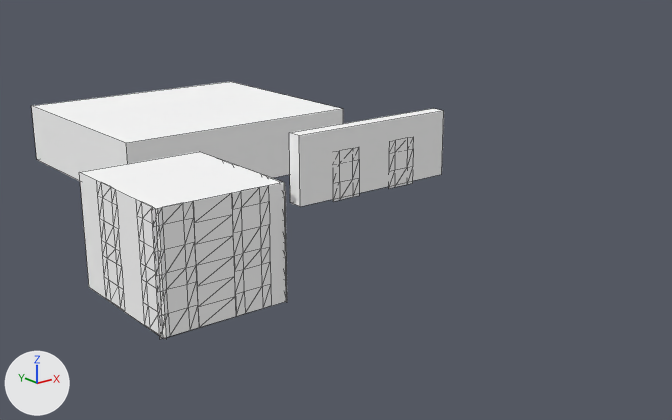
Renders of the OBJ model Games/GuruttoWorld/Assets/Models/GuidanceLab/City0A/Baked/Block-2-3.obj from each side of a commit.
One viewpoint serves both versions: a 50 mm lens placed at (-34.5, 26.9, 17.7), pointed at (-0.3, 69.6, 0.7). Arrows for +X, +Y and +Z are at lower left; the lights stay in place. The older version comes first. Mesh edges are drawn as thin lines. Where no turn or scale is listed for an object, it has been applied to the vertices. Vertices at exactly the same position are counted once.

In view in the first picture: 'Block-2-3'.
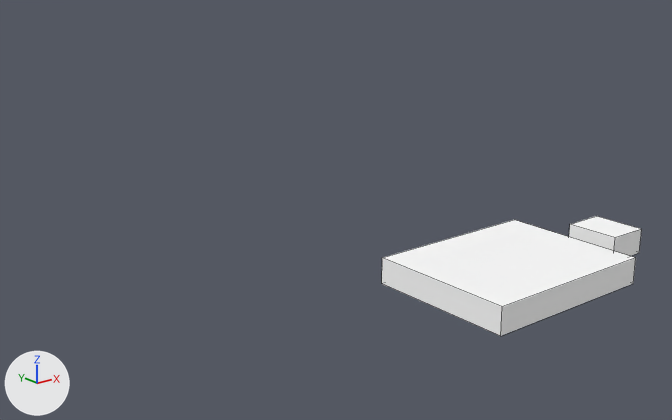
What differs and where, as boxes (x1, y1, x2, y2) in the pictures (672 x 420 px):
'Block-2-3', reshaped (37% narrower, 53% shorter): before (31, 82, 444, 339); after (382, 216, 642, 336)
part 1 of me_block_2_3, added: after (382, 220, 636, 336)
part 2 of me_block_2_3, added: after (569, 216, 642, 256)
part 3 of me_block_2_3, deleted: before (152, 209, 163, 339)
part 4 of me_block_2_3, deleted: before (283, 183, 287, 302)
part 5 of me_block_2_3, deleted: before (157, 209, 166, 339)
part 6 of me_block_2_3, deleted: before (333, 193, 359, 201)
part 7 of me_block_2_3, deleted: before (389, 181, 413, 188)
part 8 of me_block_2_3, deleted: before (289, 109, 444, 207)
part 9 of me_block_2_3, deleted: before (31, 82, 343, 181)
part 10 of me_block_2_3, deleted: before (79, 152, 286, 338)

What the commit changed:
me_block_2_3 is used by ob_block_2_3; location (0.0, 0.0, 0.0).
me_block_2_3 had 232 vertices, 254 faces and spanned x -17.0..8.9, y 60.6..95.8, z 0.0..8.2.
me_block_2_3 now has 16 vertices, 12 faces and spans x -5.0..9.2, y 52.0..60.0, z 0.0..1.4.
me_block_2_3 part 1: a new loose piece, a box spanning x -5.0..5.0, y 52.0..60.0, z 0.0..1.4, in mat_white (white #ffffff).
me_block_2_3 part 2: a new loose piece, a box spanning x 6.8..9.2, y 54.5..57.5, z 0.0..1.4, in mat_white (white #ffffff).
me_block_2_3 part 3: the loose piece of 64 vertices spanning x -17.0..-11.0, y 61.2, z 0.0..6.0 is deleted.
me_block_2_3 part 4: the loose piece of 28 vertices spanning x -10.2, y 61.0..63.0, z 0.0..6.0 is deleted.
me_block_2_3 part 5: the loose piece of 28 vertices spanning x -16.8, y 61.0..63.0, z 0.0..6.0 is deleted.
me_block_2_3 part 6: the loose piece of 16 vertices spanning x -7.6..-6.0, y 60.7, z 4.7..7.2 is deleted.
me_block_2_3 part 7: the loose piece of 16 vertices spanning x -4.0..-2.4, y 60.7, z 4.7..7.2 is deleted.
me_block_2_3 part 8: the loose piece of 8 vertices spanning x -9.6..-0.3, y 60.6..61.4, z 4.8..8.2 is deleted.
me_block_2_3 part 9: the loose piece of 8 vertices spanning x -8.9..8.9, y 80.2..95.8, z 0.0..4.2 is deleted.
me_block_2_3 part 10: the loose piece of 8 vertices spanning x -16.9..-10.1, y 61.2..68.8, z 0.0..6.0 is deleted.
Other edits to the shape of me_block_2_3 do not show in these pictures.
